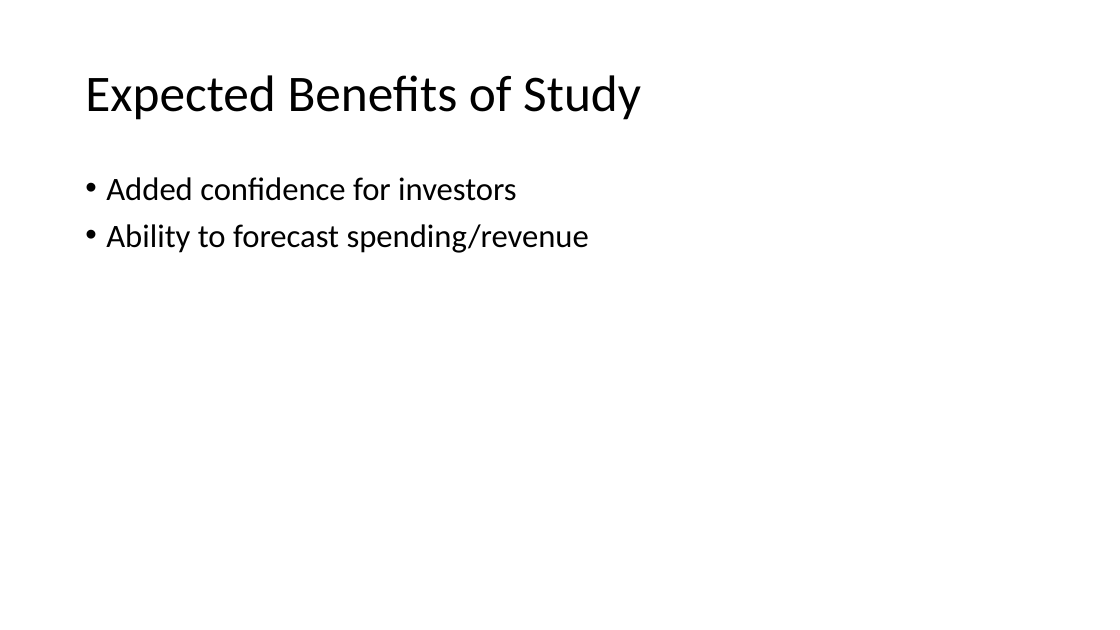
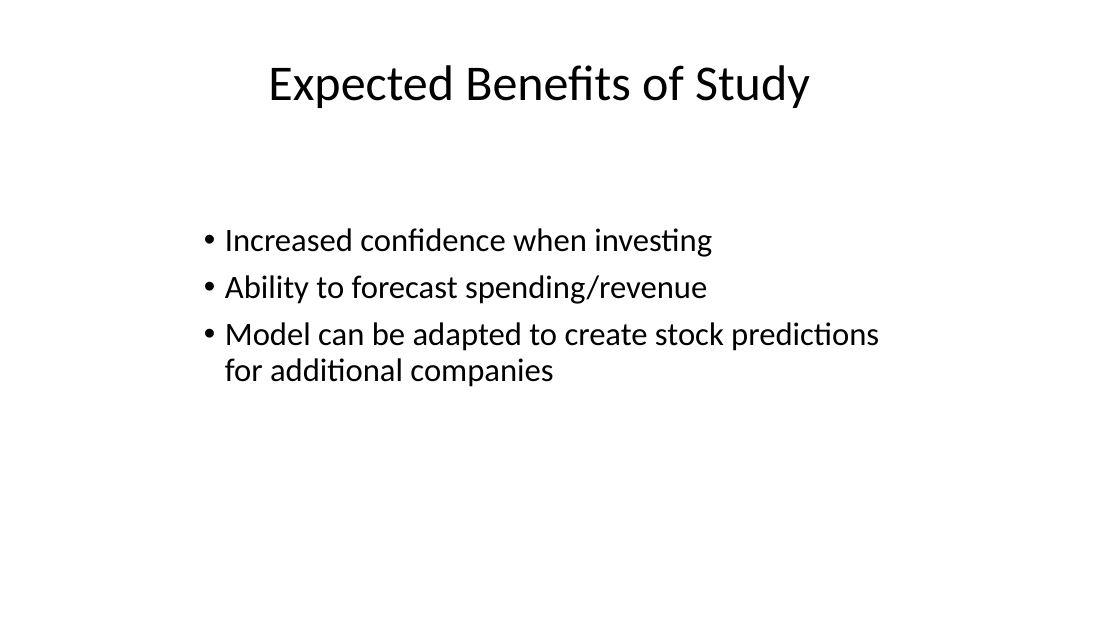
Before and after one commit to frymanation/D214-Capstone, a slide deck: slide 8 of Task 3/Jon Fryman - D214 - Task 3.pptx (slide 9 before the commit). Drawn at 1120x630 pixels with LibreOffice and Linux fonts; fonts in the diff are those of the drawing. Boxes give left, top, right and bottom in pixels: in the first picture for what was removed or moved away, otherwise in the second. Text is boxed around its words. In the diff, an @@ line names an element or a change of style, - is before the commit and + after.

```diff
--- a/Task 3/Jon Fryman - D214 - Task 3.pptx
+++ b/Task 3/Jon Fryman - D214 - Task 3.pptx
@@ text "Expected Benefits of Study": place and size @@
-text "Expected Benefits of Study" at (85, 75, 641, 120)
+text "Expected Benefits of Study" at (268, 65, 810, 108)
@@ text "Expected Benefits of Study" at (268, 65, 810, 108): size 44 to 42.9 pt; line spacing 0.9 to 0.8 @@
@@ text removed at (106, 177, 589, 253) @@
-• Added confidence for investors
-• Ability to forecast spending/revenue
@@ text added at (225, 228, 879, 387), 28 pt, text #000000 @@
+• Increased confidence when investing
+• Ability to forecast spending/revenue
+• Model can be adapted to create stock predictions for additional companies
```
Also in this commit, not shown: 7 other slides changed, 1 slide added, 2 slides removed.
